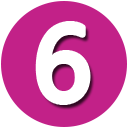
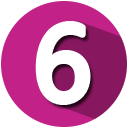
The second (128, 128) image is a revision of the first. Changes to its layers:
added layer "矩形 1" (30%) above "椭圆 1" over 52, 21, 127, 119
